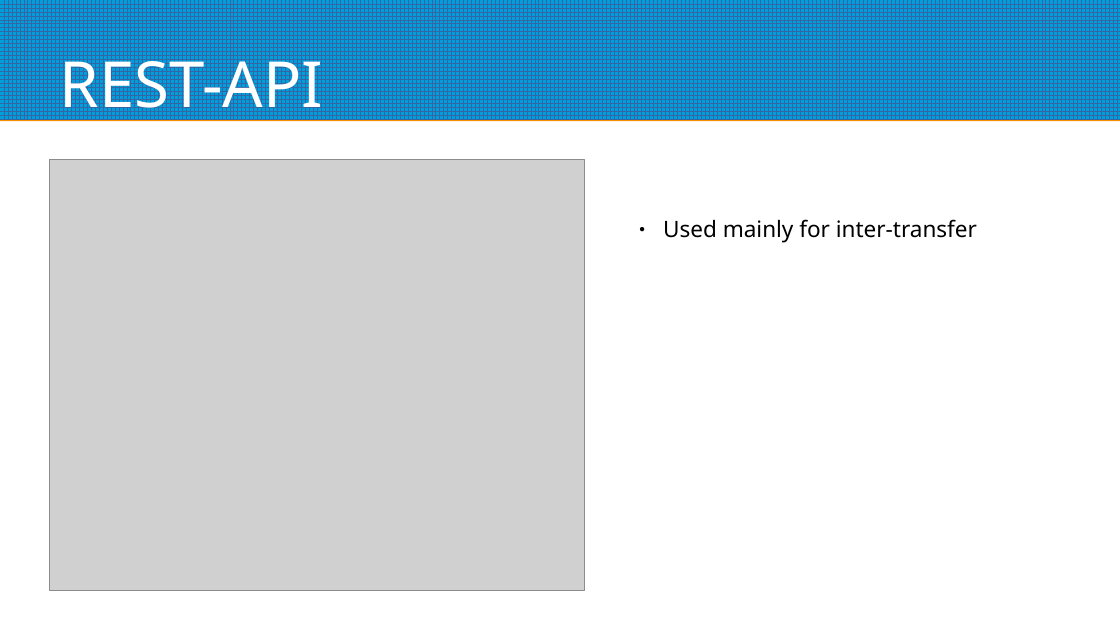
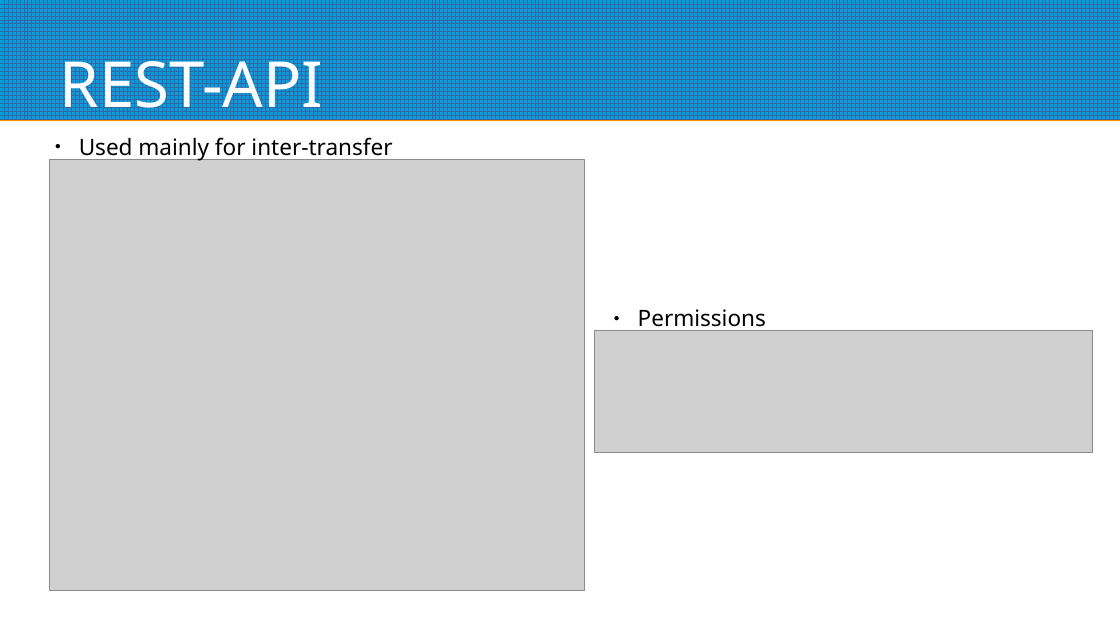
Before and after one commit to anto8460/banking_system, a slide deck: slide 13 of Django.odp (slide 12 before the commit). Drawn at 1120x630 pixels with LibreOffice and Linux fonts; fonts in the diff are those of the drawing; grey boxes stand for pictures. Boxes give left, top, right and bottom in pixels: in the first picture for what was removed or moved away, otherwise in the second. Text is boxed around its words. In the diff, an @@ line names an element or a change of style, - is before the commit and + after.

Commit message:
Presentation

```diff
--- a/Django.odp
+++ b/Django.odp
@@ text "Used mainly for inter-transfer": place and size @@
-text "Used mainly for inter-transfer" at <box>663,219,977,243</box>
+text "Used mainly for inter-transfer" at <box>79,137,392,161</box>
@@ text added at <box>638,309,766,333</box>, 16 pt, text #000000 @@
+● Permissions
@@ picture added at <box>595,330,1093,453</box> @@
```
Also in this commit, not shown: 1 other slide changed, 1 slide added.
